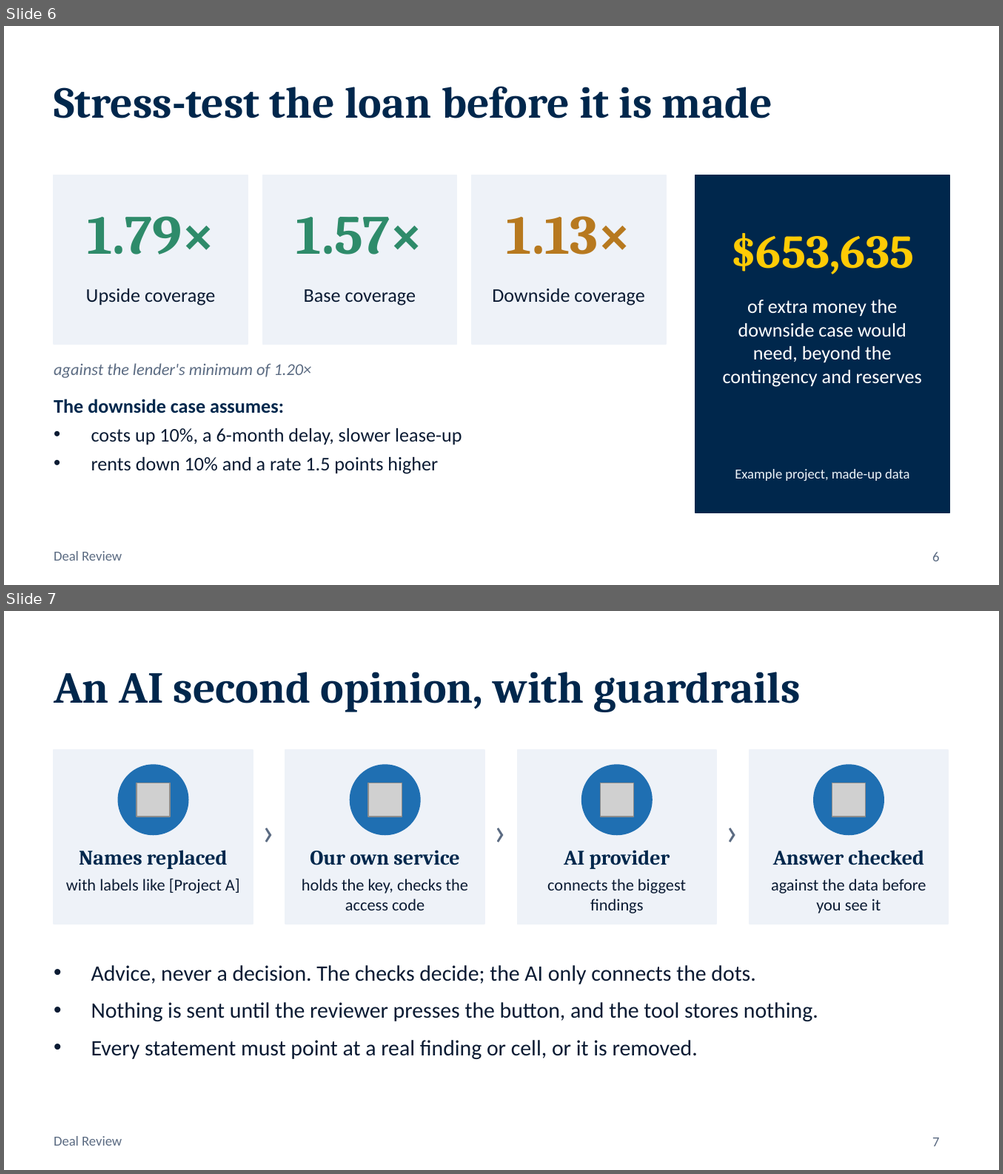
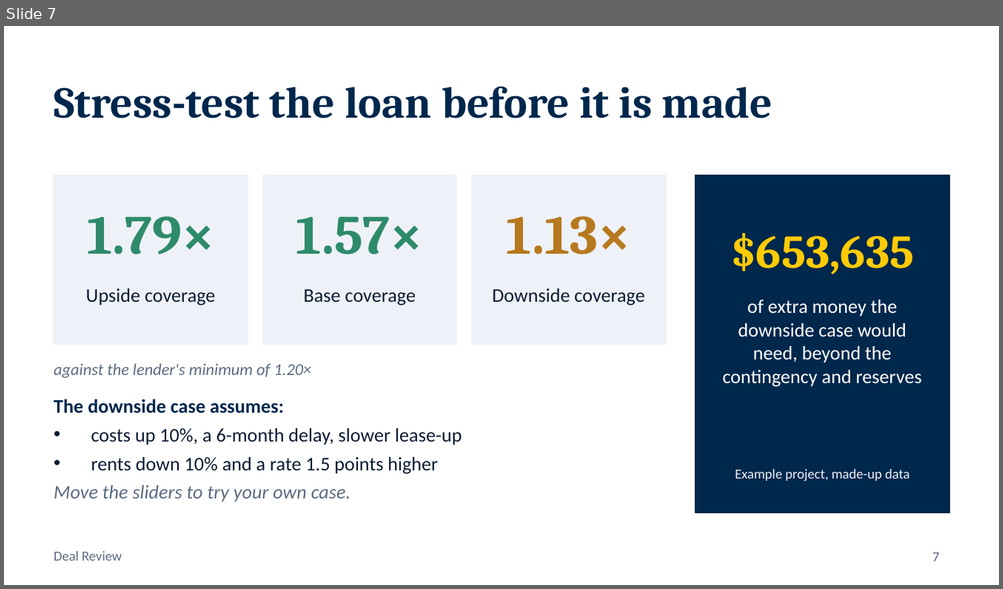
Before and after one commit to Ross-Business-Tech/Urge-Project-2, a slide deck: docs/Deal-Review-Presentation.pptx. Shown one above the other, each under a label of ours: slides 6 and 7 before the commit, slide 7 after it. The pictures are 1003x1174 and 1003x589 pixels, drawn with LibreOffice and Linux fonts; fonts in the diff are those of the drawing; grey boxes stand for pictures. Boxes give left, top, right and bottom in pixels: in the first picture for what was removed or moved away, otherwise in the second. Text is boxed around its words. In the diff, an @@ line names an element or a change of style, - is before the commit and + after.

```diff
--- a/docs/Deal-Review-Presentation.pptx
+++ b/docs/Deal-Review-Presentation.pptx
@@ slide 7 removed at <box>4,611,999,1170</box>, background #FFFFFF; not listed: 1 template element that a slide beside it also shows @@
@@ title removed at <box>54,672,800,712</box> @@
-An AI second opinion, with guardrails
@@ rectangle removed at <box>54,750,253,924</box> @@
@@ ellipse removed at <box>119,765,188,834</box> @@
@@ rectangle removed at <box>285,750,484,924</box> @@
@@ ellipse removed at <box>350,765,420,834</box> @@
@@ rectangle removed at <box>518,750,716,924</box> @@
@@ ellipse removed at <box>582,765,652,834</box> @@
@@ rectangle removed at <box>749,750,948,924</box> @@
@@ ellipse removed at <box>814,765,883,834</box> @@
@@ picture removed at <box>136,783,170,817</box> @@
@@ picture removed at <box>368,783,402,817</box> @@
@@ picture removed at <box>600,783,634,817</box> @@
@@ picture removed at <box>831,783,865,817</box> @@
@@ text removed at <box>250,805,285,854</box> @@
-›
@@ text removed at <box>482,805,518,854</box> @@
-›
@@ text removed at <box>714,805,749,854</box> @@
-›
@@ text removed at <box>79,850,227,869</box> @@
-Names replaced
@@ text removed at <box>310,850,459,866</box> @@
-Our own service
@@ text removed at <box>563,850,670,869</box> @@
-AI provider
@@ text removed at <box>773,850,924,866</box> @@
-Answer checked
@@ text removed at <box>66,878,240,894</box> @@
-with labels like [Project A]
@@ text removed at <box>301,879,468,911</box> @@
-holds the key, checks the access code
@@ text removed at <box>547,879,686,914</box> @@
-connects the biggest findings
@@ text removed at <box>771,879,925,914</box> @@
-against the data before you see it
@@ text removed at <box>91,965,818,1059</box> @@
-• Advice, never a decision. The checks decide; the AI only connects the dots.
-• Nothing is sent until the reviewer presses the button, and the tool stores nothing.
-• Every statement must point at a real finding or cell, or it is removed.
@@ page number removed at <box>932,1138,939,1147</box> @@
-7
@@ what was slide 6 is now slide 7 @@
@@ slide 7 changed as well @@
@@ text at <box>54,486,350,502</box>: paragraph added @@
+Move the sliders to try your own case.
@@ page number at <box>932,553,939,562</box>: text changed @@
-6
+7
```
Also in this commit, not shown: 2 other slides changed, 5 slides added, 4 other slides removed, 1 other file.
